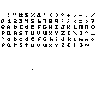
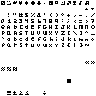
Two versions of the same layered image (96 × 96). Layer-by-layer changes:
painted on "char" over [1, 1, 95, 95]
